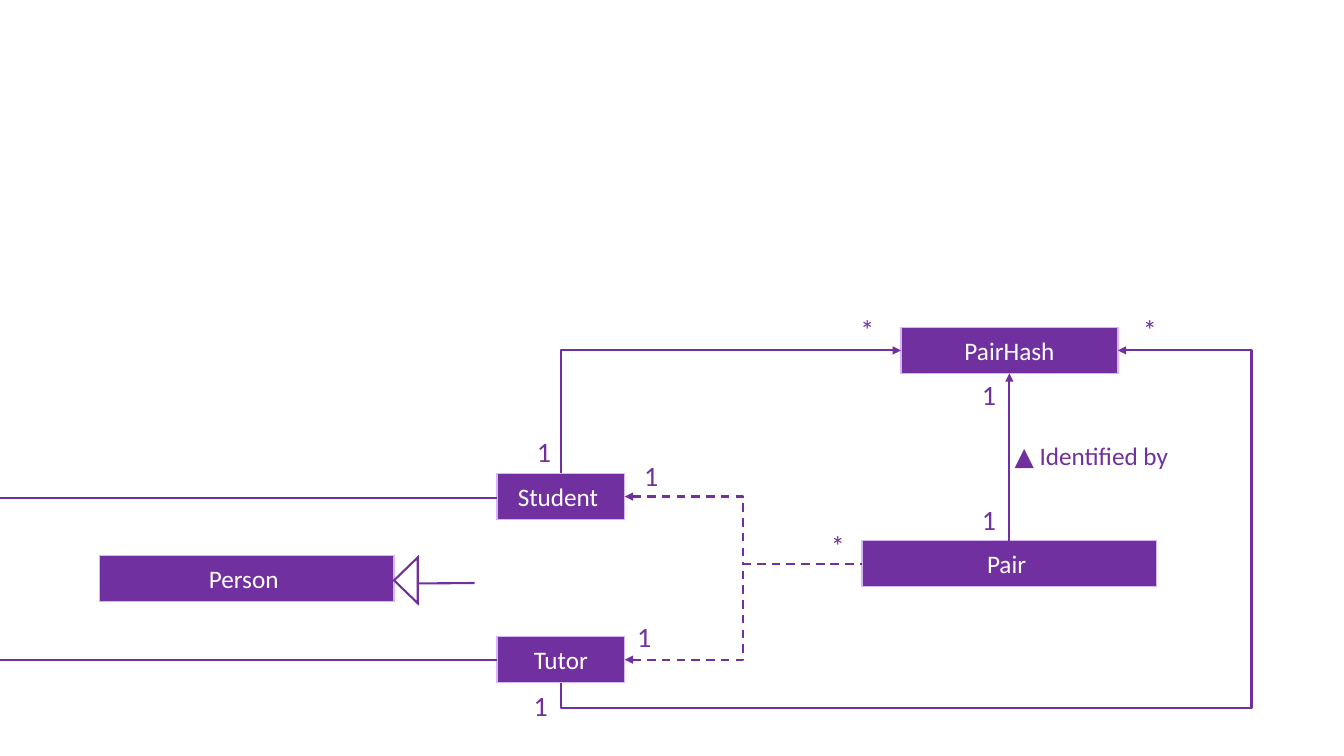
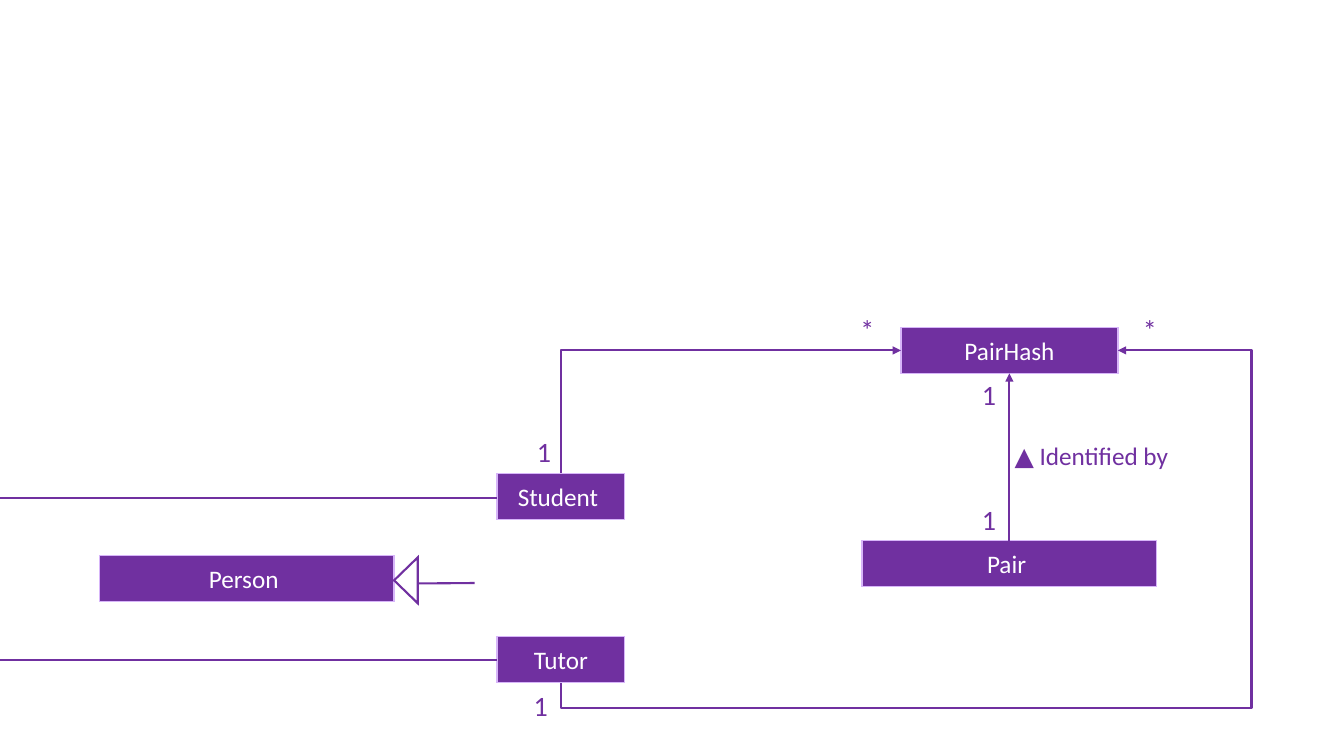
Before and after one commit to sherlynng/main, a slide deck: slide 1 of docs/diagrams/PairClassDiagram.pptx. Drawn at 1344x756 pixels with LibreOffice and Linux fonts; fonts in the diff are those of the drawing. Boxes give left, top, right and bottom in pixels: in the first picture for what was removed or moved away, otherwise in the second. Text is boxed around its words. In the diff, an @@ line names an element or a change of style, - is before the commit and + after.

```diff
--- a/docs/diagrams/PairClassDiagram.pptx
+++ b/docs/diagrams/PairClassDiagram.pptx
@@ text removed at (644,468,658,486) @@
-1
@@ elbow arrow removed from (862, 564) to (625, 497) @@
@@ text removed at (821,523,865,568) @@
-*
@@ elbow arrow removed from (862, 564) to (625, 659) @@
@@ text removed at (637,629,651,647) @@
-1
```
Also in this commit, not shown: 1 slide added, 5 other files.
